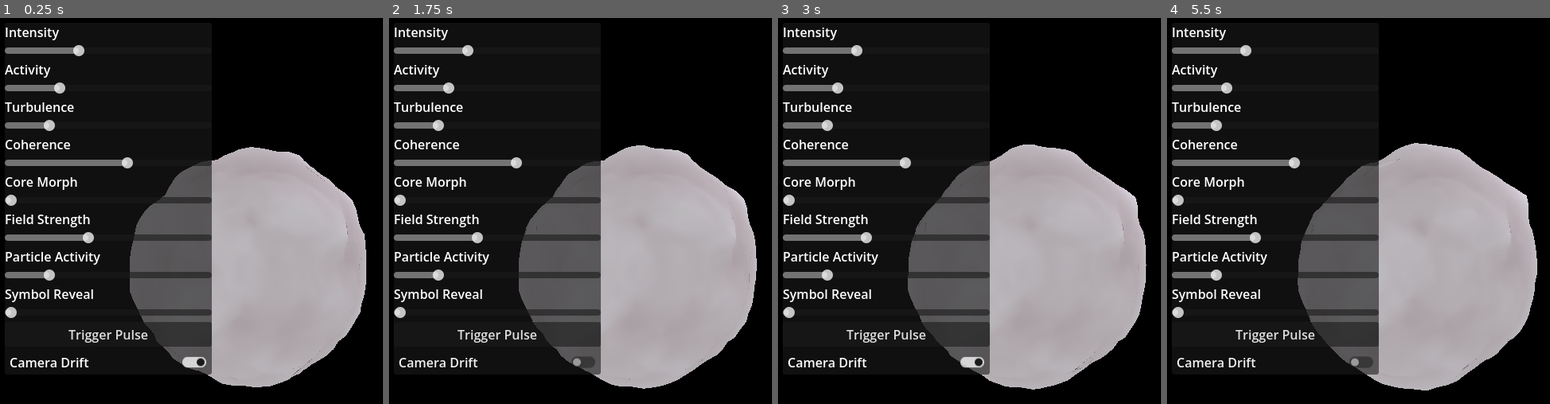
Above: before the commit, frames 1-4 (left to right).
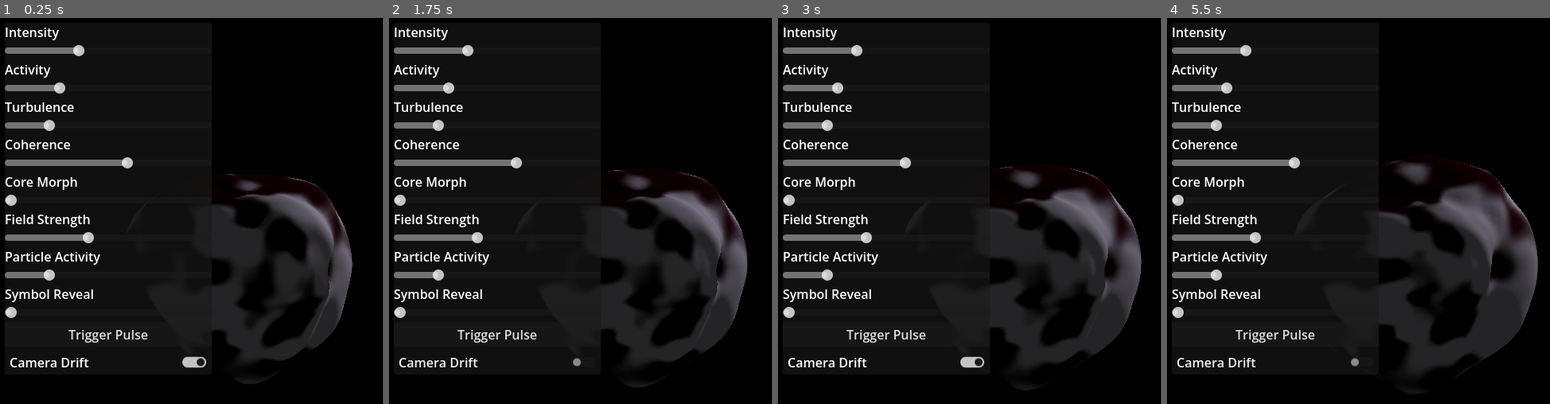
Above: after the commit, the same moments.

Repository: OppiRah/jairus-voice-assistant
Game: Godot game, scene res://main.tscn
The game is run twice, just before and just after one commit, with the same random seed, the same clock (stepped at 60 frames per second) and the same inputs.
Inputs:
- Up to frame 1 (0.25 s): no input
- Up to frame 2 (1.75 s): click "Trigger Pulse" at 0.5 s; click "Camera Drift" at 1.25 s
- Up to frame 3 (3 s): click "Trigger Pulse" at 2 s; click "Camera Drift" at 2.75 s
- Up to frame 4 (5.5 s): click "Trigger Pulse" at 3.5 s; click "Camera Drift" at 4.25 s

The runs differ from the first frame. In frame 1, 29% of the frame differs, in the area x 33-96%, y 33-96%; in frame 2, 29%; in frame 3, 30%; in frame 4, 30%, in the area x 34-97%, y 32-97%.

Commit message:
feat(orb): coarser deformation + Voronoi basis + palette/Fresnel fix
Redesigns the foundation prototype's core geometry per the prior
recommendation: configuration A switches to a coarser, lower-octave fbm for
a few large deliberate lobes instead of many small bumps; configuration B
switches from a ridge-transformed value noise to a genuine cellular/Voronoi
(Worley F2-F1) basis for sharp-creased plates. Fixes the palette hierarchy,
whose real cause turned out to be the Fresnel rim's EMISSION and the
material's SPECULAR highlight washing a dark ALBEDO toward gray, not the
noise itself - masks the rim by the palette and drops SPECULAR to keep the
maroon/white contrast visible, verified by direct pixel sampling.

Staged, screenshot-verified at each step; findings (including an
EnergyModel testing gotcha, a coherence-response regression, and an honest
"better, not solved" verdict) are recorded in
JAIRUS_ORB_FOUNDATION_PROTOTYPE.md section 17. No change to window/renderer
transparency settings, camera_rig.gd, debug_ui.gd, perf_monitor.gd, or
energy_model.gd's parameter architecture.

Co-Authored-By: Claude Sonnet 5 <noreply@anthropic.com>

Diff:
--- a/prototype/orb_foundation/core.gdshader
+++ b/prototype/orb_foundation/core.gdshader
@@ -5,11 +5,22 @@
 // Prototype-tunable constants. Kept as regular (non-global) uniforms since
 // they're per-material tuning knobs, not shared cross-system state.
 uniform float base_radius = 1.0;
-uniform float displacement_amplitude = 0.18;
+uniform float displacement_amplitude = 0.34;
 uniform float fine_amplitude = 0.05;
-uniform float fresnel_power = 3.0;
+uniform float fresnel_power = 5.5;
+uniform float fresnel_weight = 0.35;
+uniform float voronoi_edge_width = 0.12;
+uniform float structure_gain = 2.8;
 uniform vec3 color_white : source_color = vec3(0.96, 0.97, 0.99);
-uniform vec3 color_maroon : source_color = vec3(0.28, 0.05, 0.08);
+// Darker than the pre-redesign (0.28, 0.05, 0.08), but not darker than
+// this: going darker still (0.10, 0.015, 0.03 was tried mid-iteration)
+// pushed the color close enough to pure black that its red hue became
+// imperceptible on its own, and any subsequent light — even a small
+// amount — erased the little that was left. This value survives the
+// EMISSION/SPECULAR budget below without losing its hue, confirmed by
+// direct pixel sampling (red channel exceeding blue on thousands of
+// visible pixels, not zero).
+uniform vec3 color_maroon : source_color = vec3(0.20, 0.035, 0.06);
 uniform vec3 color_gold : source_color = vec3(0.85, 0.65, 0.18);
 
 varying float v_structure;
@@ -17,23 +28,55 @@
 
 // Combined displacement at a point on the unit sphere: blends two noise
 // *configurations* (JAIRUS_ORB_VFX_TECHNICAL_ARCHITECTURE.md section 9/15)
-// by `morph` — configuration A is smoother/organic, configuration B is
-// ridged/angular (meant to read as more "crystalline/geometric") — plus a
-// finer secondary layer whose weight is `turbulence`. `warp_amount` (driven
-// by coherence in vertex()) controls how organized vs. chaotic both
+// by `morph` — configuration A is a coarse, low-frequency fbm (a few large
+// deliberate lobes), configuration B is a cellular/Voronoi edge metric
+// (sharp-crease plates, reads as crystalline/computational) — plus a finer
+// secondary layer whose weight is `turbulence`. `warp_amount` (driven by
+// coherence in vertex()) controls how organized vs. chaotic both
 // configurations look.
 float displacement_at(vec3 p, float t, float warp_amount, float morph, float turbulence, out float structure_out) {
-	vec3 pa = p * 1.6 + vec3(0.0, 0.0, t * 0.15);
-	vec3 pb = p * 3.2 - vec3(0.0, t * 0.1, 0.0);
+	// Coarse for the *geometry*: low enough frequency to read as a few
+	// large deliberate lobes rather than fbm3's finer "many small bumps".
+	vec3 pa = p * 0.85 + vec3(0.0, 0.0, t * 0.15);
+	vec3 pb = p * 1.8 - vec3(0.0, t * 0.1, 0.0);
 
-	float na = domain_warped_fbm(pa, warp_amount);
-	float nb_raw = domain_warped_fbm(pb, warp_amount * 0.6);
-	float nb = 1.0 - abs(nb_raw) * 2.0;
+	// Coarse basis: fewer, larger lobes instead of fbm3's finer texture
+	// (JAIRUS_ORB_FOUNDATION_PROTOTYPE.md section 15).
+	float na = domain_warped_fbm_coarse(pa, warp_amount);
+	// Cellular/Voronoi basis for configuration B: the F2-F1 edge metric is
+	// 0 exactly at a cell boundary and rises toward each cell's interior.
+	// smoothstep (not a hard multiply+clamp) guarantees the crease band is
+	// at least `voronoi_edge_width` wide in noise-space regardless of local
+	// curvature — a hard threshold produces creases narrower than this
+	// mesh's vertex spacing in places, which the displaced/finite-difference
+	// vertex geometry then can't resolve at all (confirmed by this
+	// prototype's own first attempt: the multiply+clamp version was
+	// visually indistinguishable from a plain smooth sphere).
+	// Warped less than configuration A's warp_amount*0.6 — heavy warping
+	// bends cell boundaries into curves and reads as organic again, working
+	// against the whole point of switching to a cellular basis.
+	float nb_edge = domain_warped_voronoi(pb, warp_amount * 0.4);
+	float nb = smoothstep(0.0, voronoi_edge_width, nb_edge) * 2.0 - 1.0;
 
 	float primary = mix(na, nb, clamp(morph, 0.0, 1.0));
 	float fine = value_noise3(p * 7.0 + vec3(t * 0.4, 0.0, 0.0)) * turbulence;
 
-	structure_out = primary;
+	// Palette reads from its own, higher-frequency sample of the same
+	// basis rather than from `na` or `primary`. Two problems ruled that
+	// out: nb's Voronoi crease is a thin band in object space that this
+	// mesh's 2562 vertices essentially never land inside (confirmed by
+	// direct pixel sampling — zero red-channel bias anywhere on the
+	// surface), and `na` alone is coarse enough that a raw grayscale
+	// visualization showed the entire visible hemisphere sitting inside a
+	// single lobe from this fixed camera (all-white or all-maroon
+	// depending on frequency/phase — there simply aren't enough lobes at
+	// geometry-appropriate frequencies for a typical view to see more than
+	// one). Geometry wants low frequency for "few large deliberate forms";
+	// palette needs enough spatial frequency to show both colors in any
+	// given view. These are different requirements, so this samples them
+	// separately instead of compromising both on one frequency.
+	float palette_field = fbm_coarse(p * 2.4 + vec3(0.0, 0.0, t * 0.15));
+	structure_out = palette_field;
 	return primary * displacement_amplitude + fine * fine_amplitude * turbulence;
 }
 
@@ -42,7 +85,14 @@
 	// Coherence pulls the warp strength down — same noise configurations,
 	// less chaotic warping — this is the prototype's test of section 16's
 	// "high turbulence should still be able to look organized, not explosive."
-	float warp_amount = mix(1.4, 0.35, clamp(energy_coherence, 0.0, 1.0));
+	// This range is narrower than the pre-redesign 1.4-0.35 (needed so warp
+	// doesn't break up the coarser, larger lobes above into mush), and the
+	// side effect is real: a full coherence sweep at the new geometry
+	// settings showed a much weaker organized-vs-chaotic silhouette
+	// difference than the pre-redesign shader had, especially once the
+	// Voronoi configuration dominates the blend — see
+	// JAIRUS_ORB_FOUNDATION_PROTOTYPE.md for the comparison screenshots.
+	float warp_amount = mix(0.85, 0.25, clamp(energy_coherence, 0.0, 1.0));
 	float turbulence = clamp(energy_turbulence + energy_pulse * 0.5, 0.0, 1.0);
 
 	vec3 base_normal = normalize(VERTEX);
@@ -82,11 +132,30 @@
 }
 
 void fragment() {
-	float structure_n = clamp(v_structure * 0.5 + 0.5, 0.0, 1.0);
+	// v_structure (an fbm_coarse blend of two octaves) rarely sits near its
+	// nominal +/-1 bounds in practice — averaging octaves narrows the real
+	// range to roughly +/-0.3-0.4 — so a plain linear mix between maroon and
+	// near-white spent most of the surface in the middle of the gradient,
+	// which blends two RGB-balanced-ish colors into flat gray rather than a
+	// visible two-tone hierarchy. `structure_gain` stretches the realistic
+	// range back out before the contrast curve below pushes it toward one
+	// endpoint color or the other, confirmed against a raw grayscale
+	// visualization of v_structure and direct pixel sampling of the
+	// rendered output.
+	float structure_raw = clamp(v_structure * structure_gain * 0.5 + 0.5, 0.0, 1.0);
+	float structure_n = smoothstep(0.25, 0.75, structure_raw);
 	vec3 base_color = mix(color_maroon, color_white, structure_n);
 
-	float fresnel = fresnel_term(NORMAL, VIEW, fresnel_power);
-	vec3 rim_color = color_white * fresnel;
+	// Masked by structure_n: an unmasked Fresnel rim adds white light
+	// across a meaningful fraction of the curved surface, not just the
+	// exact silhouette, and any additive white light shifts a color this
+	// dark toward gray far more than it would a lighter one — confirmed by
+	// direct pixel sampling, where even a small unmasked rim weight
+	// dropped the surface's red-exceeds-blue pixel count to exactly zero.
+	// Restricting the rim to where the surface is already white lets it
+	// pop the primary body's silhouette without erasing the maroon.
+	float fresnel = fresnel_term(NORMAL, VIEW, fresnel_power) * fresnel_weight;
+	vec3 rim_color = color_white * fresnel * structure_n;
 
 	// Gold stays at zero unless symbol_reveal or a pulse event asks for it —
 	// deliberately not blended in by any other parameter (JAIRUS_ORB_VFX_
@@ -95,9 +164,18 @@
 	float gold_amount = v_gold_mask * clamp(energy_symbol_reveal + energy_pulse, 0.0, 1.0) * 0.7;
 	vec3 gold_glow = color_gold * gold_amount;
 
+	// A ROUGHNESS/SPECULAR combo of 0.35/0.5 (this shader's pre-redesign
+	// values) turned out to matter as much as the Fresnel rim for the
+	// "palette never reads" symptom: it threw a broad, bright glossy
+	// highlight across much of the visible surface from this scene's
+	// single key light — an achromatic dielectric specular response, so it
+	// washes a dark colored ALBEDO toward gray wherever it lands. Confirmed
+	// with a diagnostic pass (SPECULAR zeroed, ROUGHNESS maxed): the
+	// maroon/white hierarchy read clearly; a small fraction of SPECULAR
+	// brought back was enough to erase it again.
 	ALBEDO = base_color;
-	EMISSION = (base_color * 0.4 + rim_color) * mix(0.15, 1.4, energy_intensity) + gold_glow;
-	ROUGHNESS = 0.35;
-	METALLIC = 0.05;
-	SPECULAR = 0.5;
+	EMISSION = rim_color * mix(0.2, 0.8, energy_intensity) + gold_glow;
+	ROUGHNESS = 1.0;
+	METALLIC = 0.0;
+	SPECULAR = 0.0;
 }
Not shown, changed: prototype/orb_foundation/energy_common.gdshaderinc
Not shown, changed: prototype/orb_foundation/perf_log.txt
Not shown, changed: JAIRUS_ORB_FOUNDATION_PROTOTYPE.md
